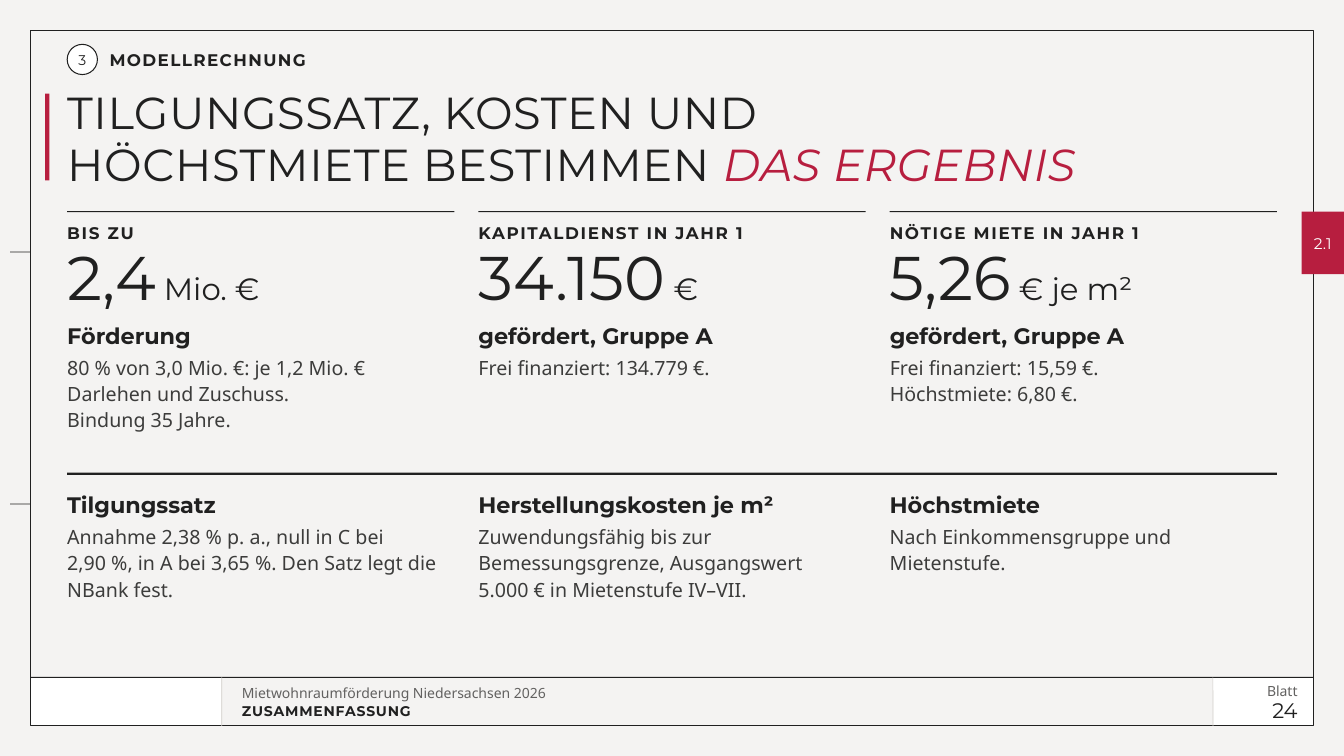
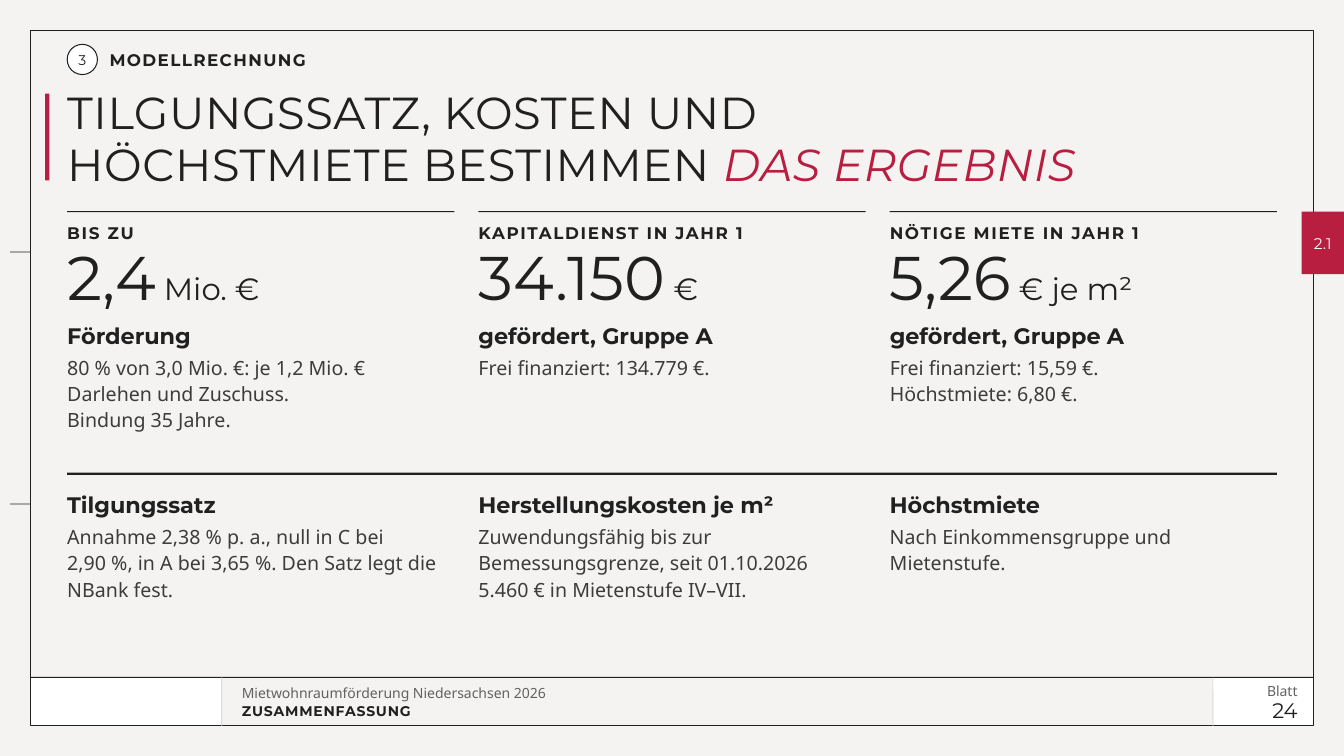
Before and after one commit to vgedaschko/NBank, a slide deck: slide 24 of praesentation/dist/PGN-Mietwohnraumfoerderung-Niedersachsen-2026-Vortrag.pptx. Drawn at 1344x756 pixels with LibreOffice and Linux fonts; fonts in the diff are those of the drawing; background and template pictures are left out. Boxes give left, top, right and bottom in pixels: in the first picture for what was removed or moved away, otherwise in the second. Text is boxed around its words. In the diff, an @@ line names an element or a change of style, - is before the commit and + after.

```diff
--- a/praesentation/dist/PGN-Mietwohnraumfoerderung-Niedersachsen-2026-Vortrag.pptx
+++ b/praesentation/dist/PGN-Mietwohnraumfoerderung-Niedersachsen-2026-Vortrag.pptx
@@ text at box(478, 529, 808, 597): text changed @@
-Zuwendungsfähig bis zur Bemessungsgrenze, Ausgangswert 5.000 € in Mietenstufe IV–VII.
+Zuwendungsfähig bis zur Bemessungsgrenze, seit 01.10.2026 5.460 € in Mietenstufe IV–VII.
```
Also in this commit, not shown: 6 other slides changed, 52 other files.
